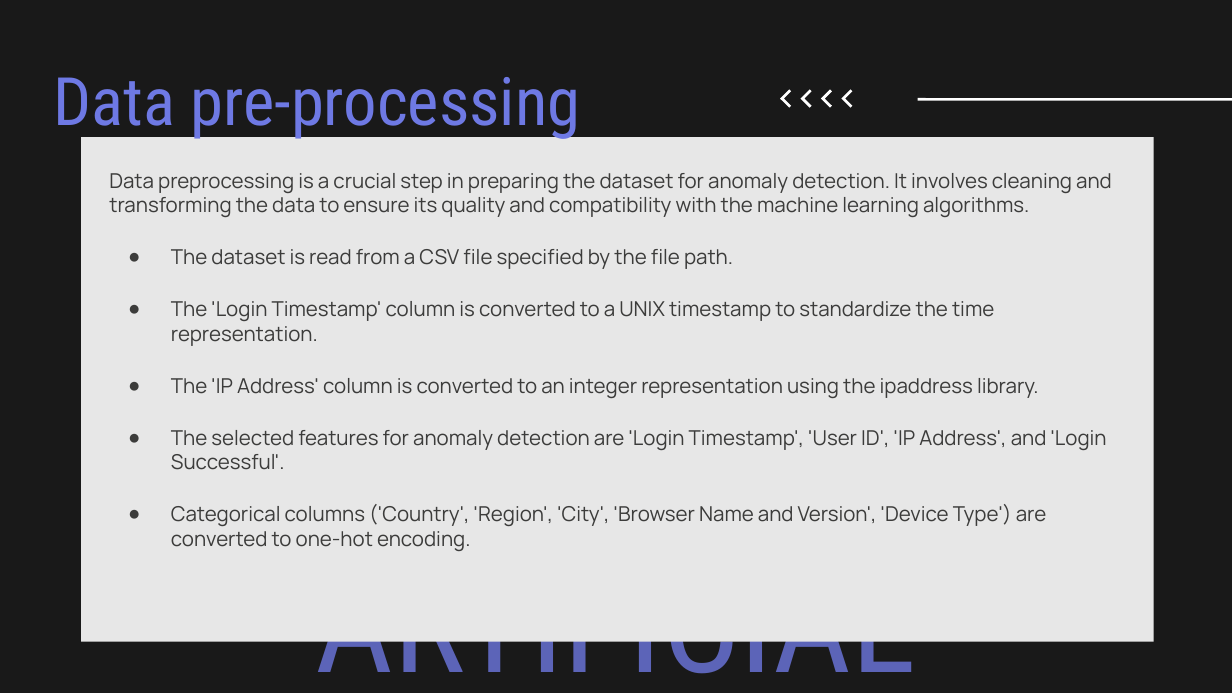
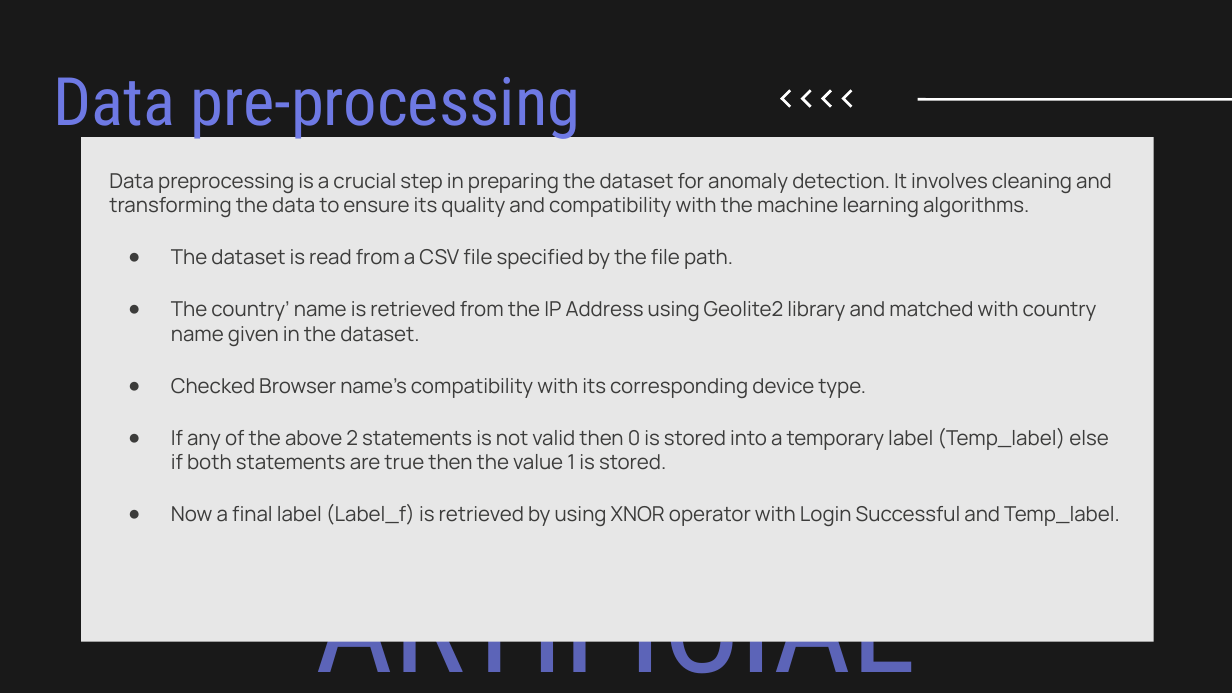
Before and after one commit to Pranav-github02/Byte_Busters, a slide deck: slide 14 of Presentation.pptx. Drawn at 1232x693 pixels with LibreOffice and Linux fonts; fonts in the diff are those of the drawing. Boxes give left, top, right and bottom in pixels: in the first picture for what was removed or moved away, otherwise in the second. Text is boxed around its words. In the diff, an @@ line names an element or a change of style, - is before the commit and + after.

Commit message:
presentation updated

```diff
--- a/Presentation.pptx
+++ b/Presentation.pptx
@@ text at [171,301,1120,526]: text changed @@
-● The 'Login Timestamp' column is converted to a UNIX timestamp to standardize the time representation.
-● The 'IP Address' column is converted to an integer representation using the ipaddress library.
-● The selected features for anomaly detection are 'Login Timestamp', 'User ID', 'IP Address', and 'Login Successful'.
-● Categorical columns ('Country', 'Region', 'City', 'Browser Name and Version', 'Device Type') are converted to one-hot encoding.
+● The country’ name is retrieved from the IP Address using Geolite2 library and matched with country name given in the dataset.
+● Checked Browser name’s compatibility with its corresponding device type.
+● If any of the above 2 statements is not valid then 0 is stored into a temporary label (Temp_label) else if both statements are true then the value 1 is stored.
+● Now a final label (Label_f) is retrieved by using XNOR operator with Login Successful and Temp_label.
```
Also in this commit, not shown: 3 other slides changed, 1 slide added, 1 slide removed.
